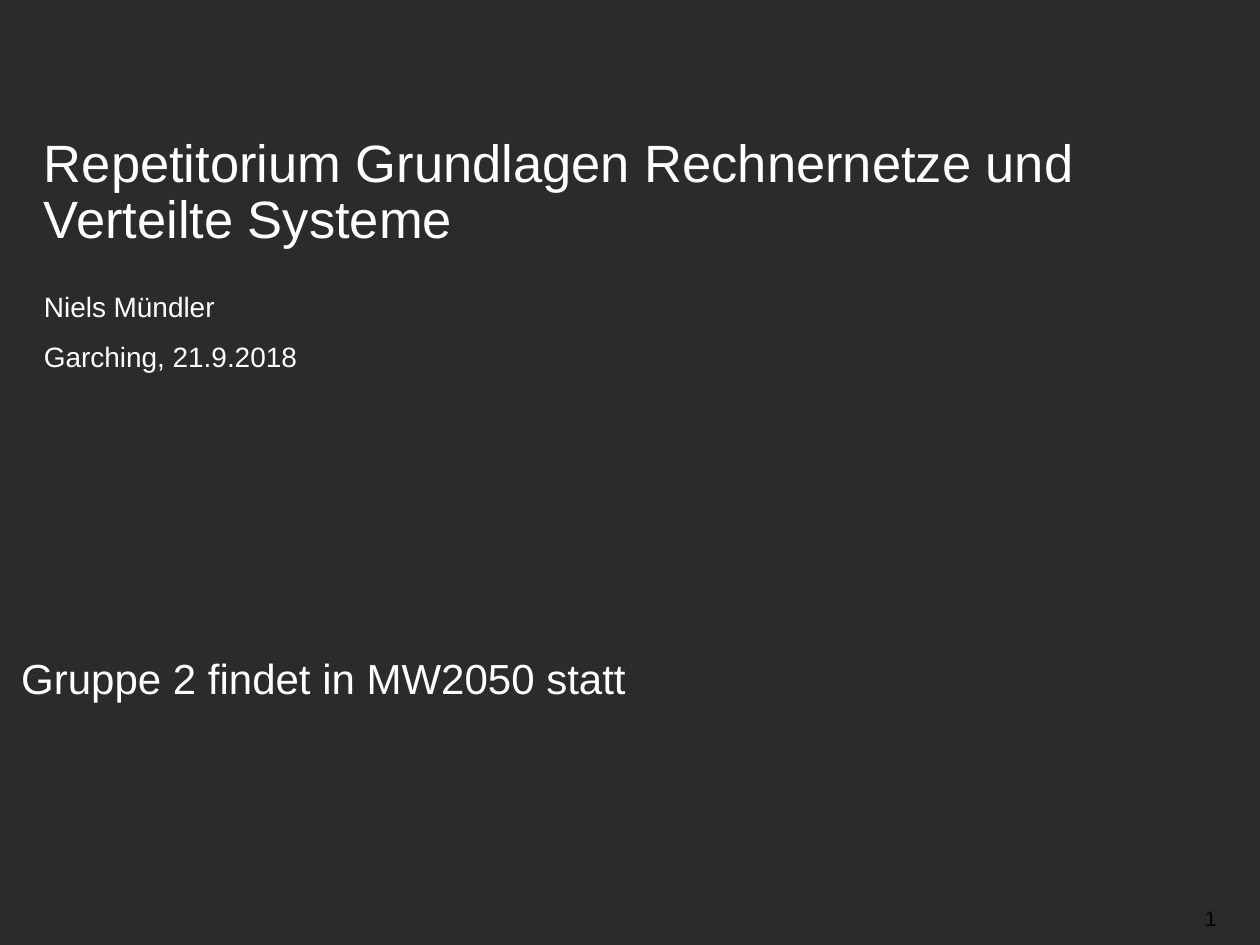
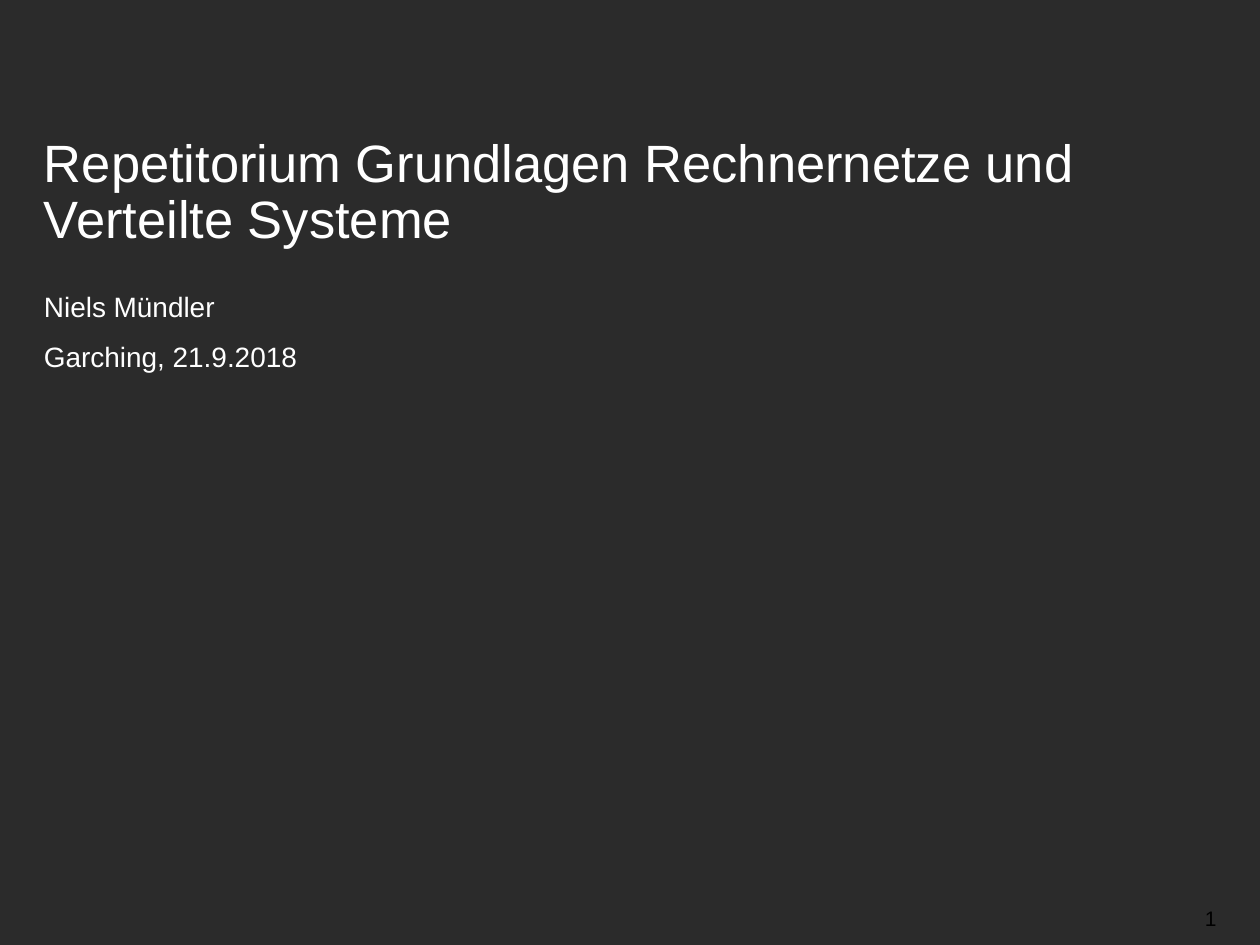
Before and after one commit to nielstron/rep_grnvs, a slide deck: slide 1 of RepetitoriumGRNVSTag3.pptx. Drawn at 1260x945 pixels with LibreOffice and Linux fonts; fonts in the diff are those of the drawing; background and template pictures are left out; a plain dark background stands for a picture behind light text. Boxes give left, top, right and bottom in pixels: in the first picture for what was removed or moved away, otherwise in the second. Text is boxed around its words. In the diff, an @@ line names an element or a change of style, - is before the commit and + after.

```diff
--- a/RepetitoriumGRNVSTag3.pptx
+++ b/RepetitoriumGRNVSTag3.pptx
@@ text removed at (21, 663, 625, 703) @@
-Gruppe 2 findet in MW2050 statt
```
Also in this commit, not shown: 8 other files.
